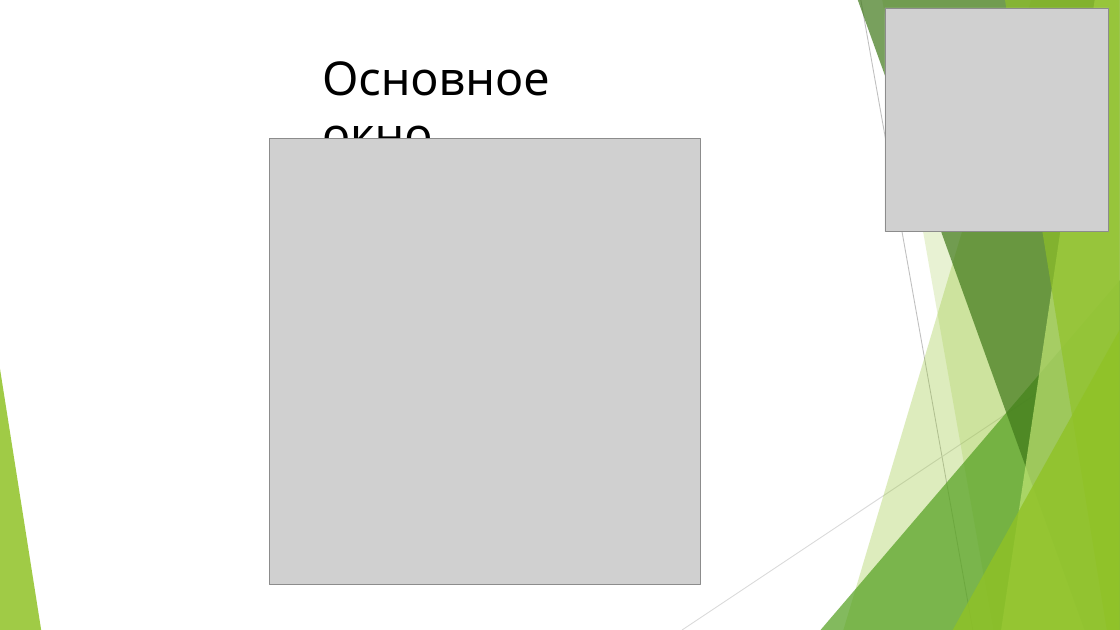
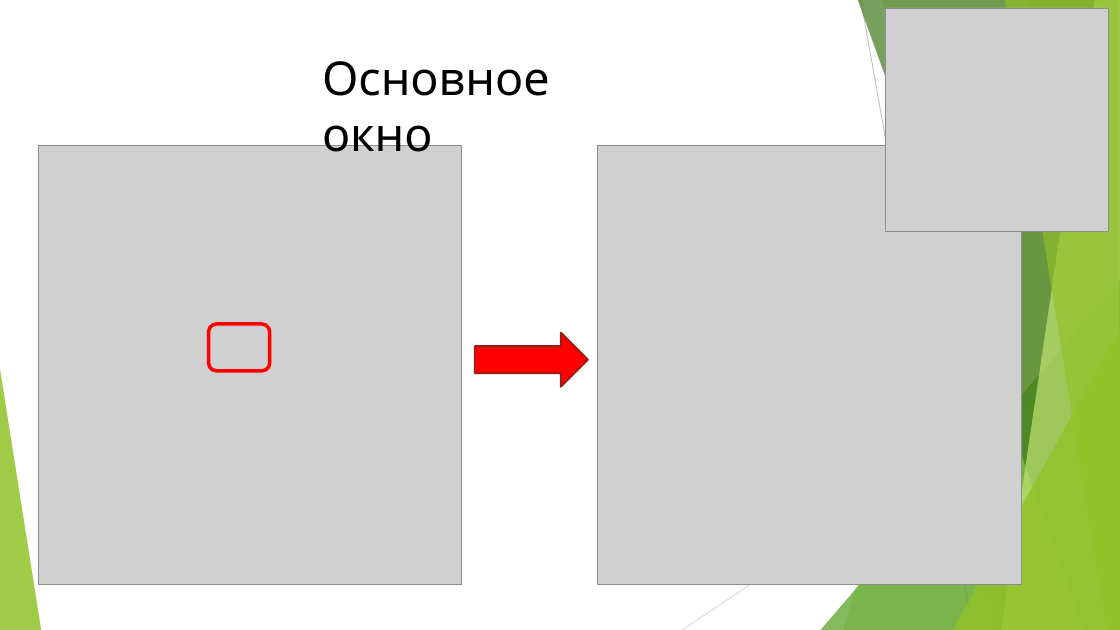
Before and after one commit to PushkinC/GUItoTurtle, a slide deck: slide 3 of GUItoTurtle.pptx (slide 6 before the commit). Drawn at 1120x630 pixels with LibreOffice and Linux fonts; fonts in the diff are those of the drawing; grey boxes stand for pictures. Boxes give left, top, right and bottom in pixels: in the first picture for what was removed or moved away, otherwise in the second. Text is boxed around its words. In the diff, an @@ line names an element or a change of style, - is before the commit and + after.

```diff
--- a/GUItoTurtle.pptx
+++ b/GUItoTurtle.pptx
@@ picture added at (38, 145, 461, 585) @@
@@ picture removed at (270, 139, 700, 586) @@
@@ picture removed at (270, 139, 701, 586) @@
@@ picture added at (597, 145, 1022, 585) @@
@@ rounded rectangle added at (208, 324, 270, 371), outline #FF0000 3 pt @@
@@ right arrow added at (475, 333, 588, 387), fill #FF0000, outline #912313 1.5 pt @@
```
Also in this commit, not shown: 9 other slides changed, 2 slides added, 2 slides removed, 8 other files.
